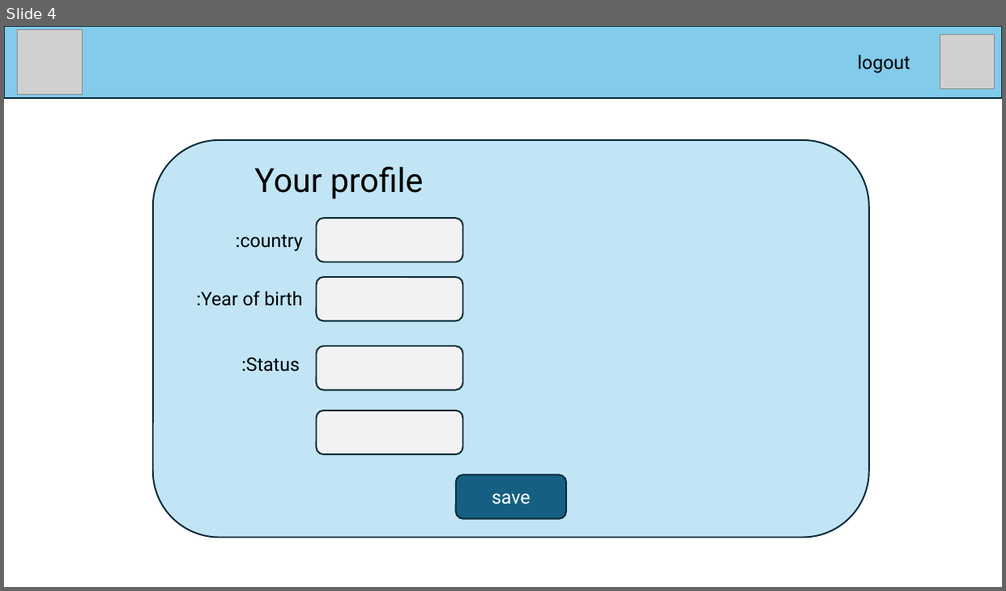
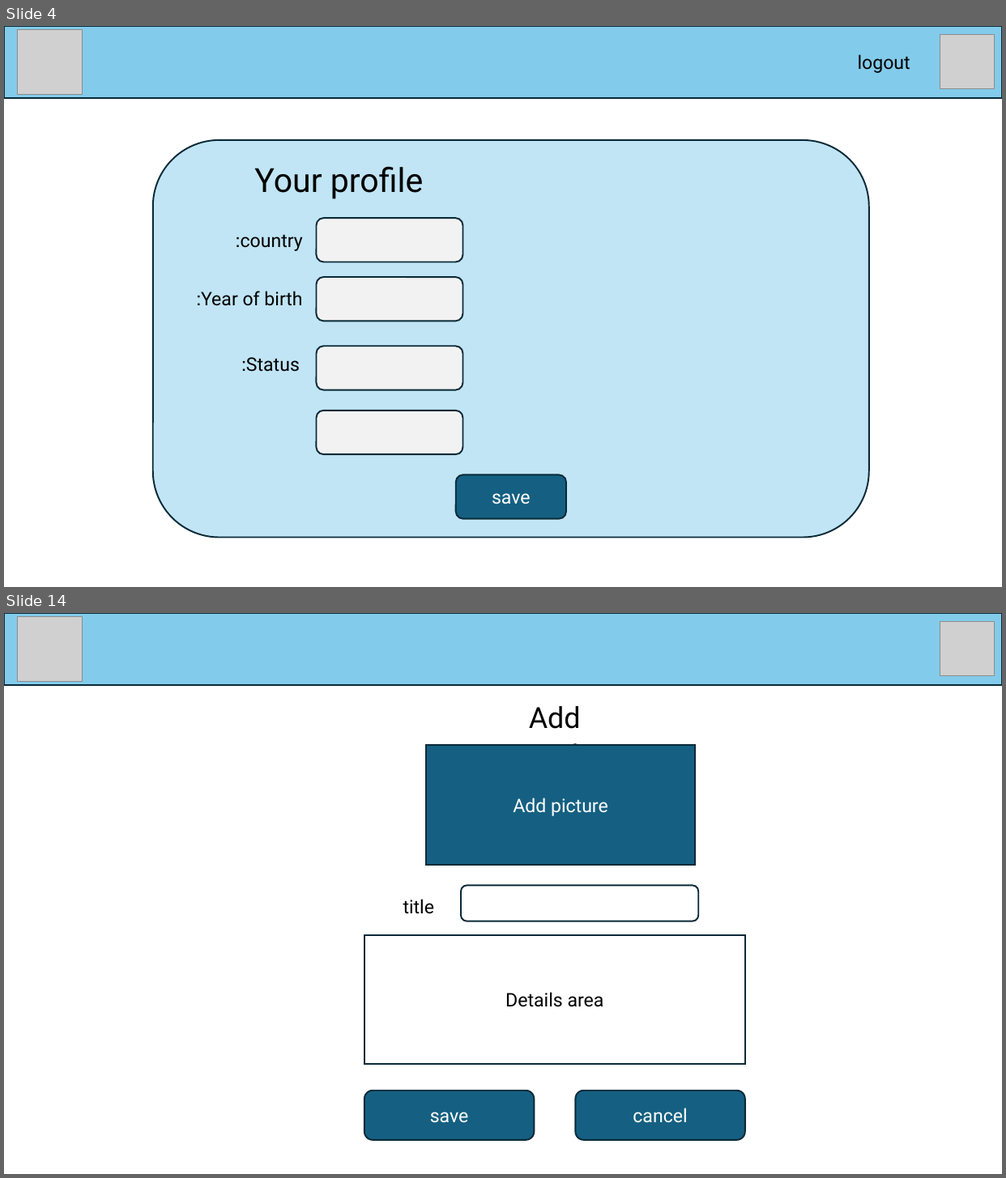
Before and after one commit to ptubul/vacapp, a slide deck: sprint1.pptx. Shown one above the other, each under a label of ours: slide 4 before the commit, slides 4 and 14 after it; the slides between them are not shown. The pictures are 1006x591 and 1006x1178 pixels, drawn with LibreOffice and Linux fonts; fonts in the diff are those of the drawing; grey boxes stand for pictures. Boxes give left, top, right and bottom in pixels: in the first picture for what was removed or moved away, otherwise in the second. Text is boxed around its words. In the diff, an @@ line names an element or a change of style, - is before the commit and + after.

```diff
--- a/sprint1.pptx
+++ b/sprint1.pptx
@@ slide 14 added at <box>4,613,1002,1174</box>, background #FFFFFF @@
@@ rectangle added at <box>4,613,1002,685</box>, fill #83CBEB, outline #092A39 1.5 pt @@
@@ picture added at <box>17,617,82,682</box> @@
@@ picture added at <box>940,622,995,677</box> @@
@@ text added at <box>523,706,581,746</box>, 28 pt, text #000000 @@
+Add post
@@ rectangle added at <box>426,746,696,865</box>, fill #156082, outline #092A39 1.5 pt, 18 pt, text #FFFFFF @@
+Add picture
@@ text added at <box>403,899,435,914</box>, 18 pt, text #000000 @@
+title
@@ rounded rectangle added at <box>461,885,698,922</box>, outline #092A39 1.5 pt @@
@@ rectangle added at <box>364,935,746,1063</box>, outline #092A39 1.5 pt, 18 pt, text #000000 @@
+Details area
@@ rounded rectangle added at <box>364,1091,535,1140</box>, fill #156082, outline #092A39 1.5 pt, 18 pt, text #FFFFFF @@
+save
@@ rounded rectangle added at <box>575,1091,745,1140</box>, fill #156082, outline #092A39 1.5 pt, 18 pt, text #FFFFFF @@
+cancel
```
Also in this commit, not shown: 7 slides changed, 2 other slides added, 1 slide removed.
